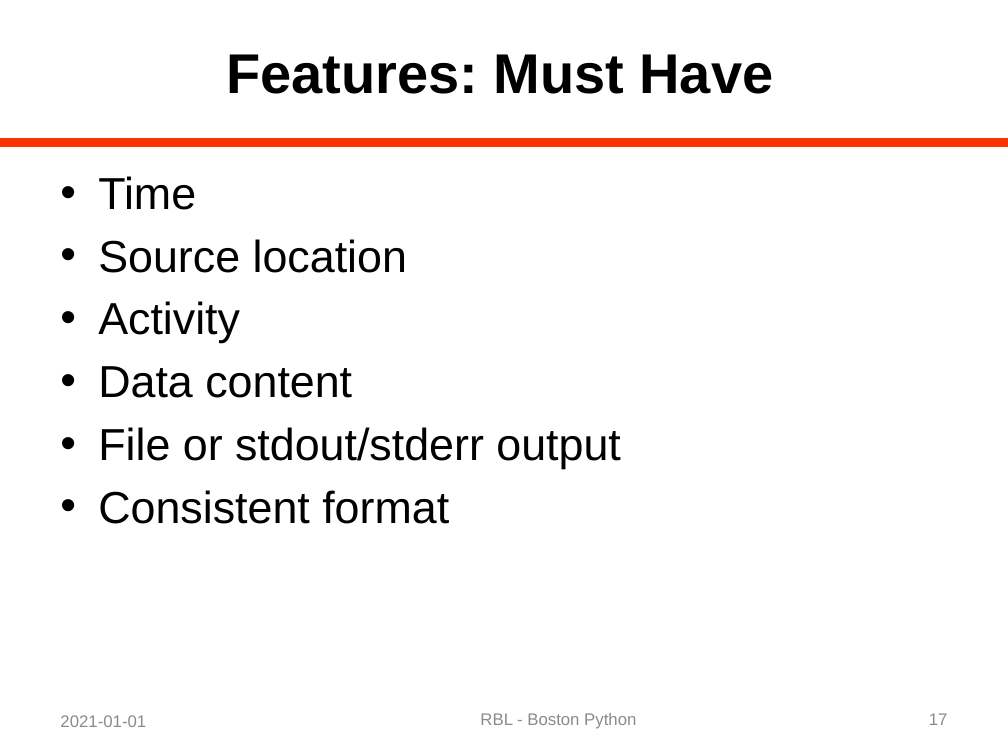
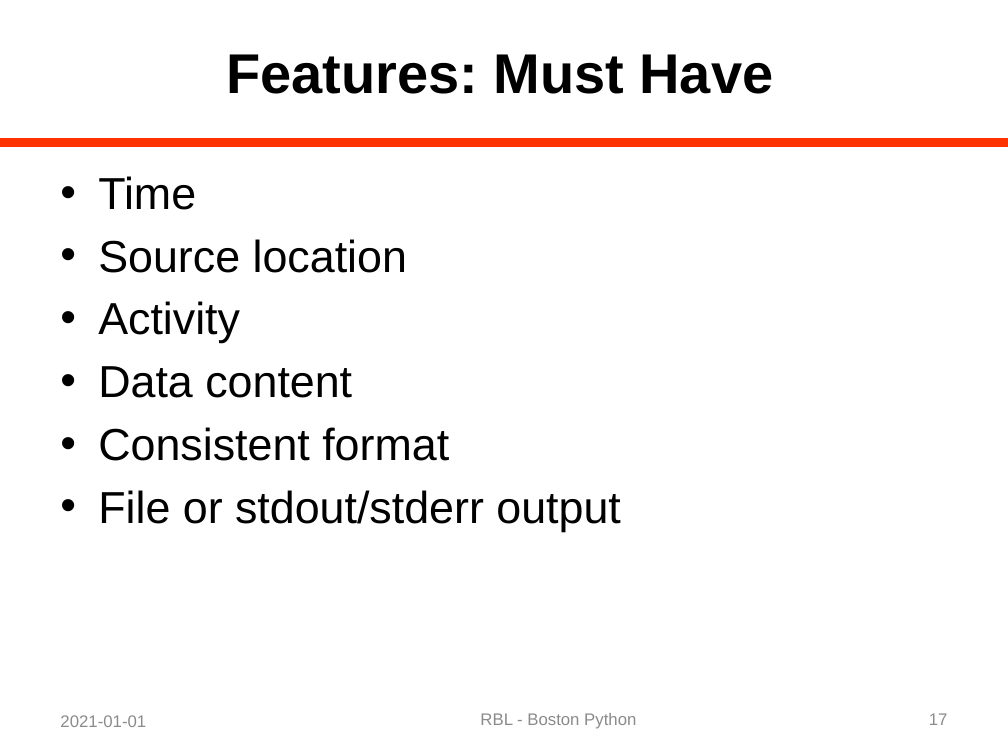
Before and after one commit to rblandau/NewTrace, a slide deck: slide 17 of docs/OfflineDebugging/A Dinosaur and a Python 02.pptx. Drawn at 1008x756 pixels with LibreOffice and Linux fonts; fonts in the diff are those of the drawing. Boxes give left, top, right and bottom in pixels: in the first picture for what was removed or moved away, otherwise in the second. Text is boxed around its words. In the diff, an @@ line names an element or a change of style, - is before the commit and + after.

```diff
--- a/docs/OfflineDebugging/A Dinosaur and a Python 02.pptx
+++ b/docs/OfflineDebugging/A Dinosaur and a Python 02.pptx
@@ text at bbox=[98, 427, 449, 461]: paragraph added @@
+• Consistent format
@@ text at bbox=[98, 490, 449, 524]: paragraph removed @@
-• Consistent format
```
Also in this commit, not shown: 7 other slides changed, 3 other files.
